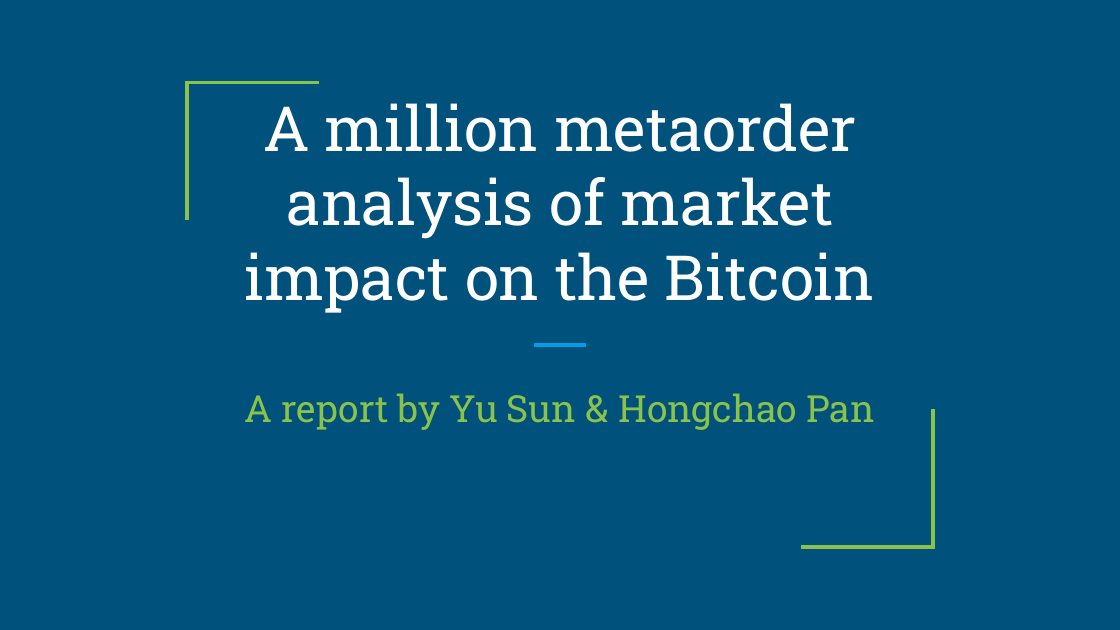
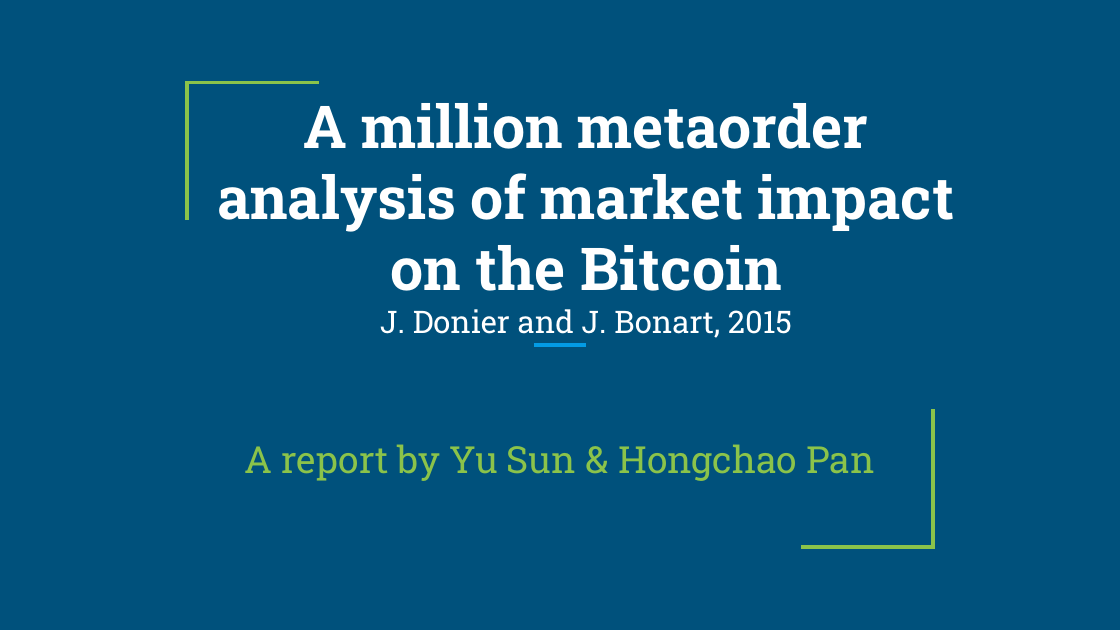
Before and after one commit to noisyoscillator/MTH9879_Market_Microstructure, a slide deck: slide 1 of HW/Presentation/MTH9879-Presentation #4.pptx. Drawn at 1120x630 pixels with LibreOffice and Linux fonts; fonts in the diff are those of the drawing. Boxes give left, top, right and bottom in pixels: in the first picture for what was removed or moved away, otherwise in the second. Text is boxed around its words. In the diff, an @@ line names an element or a change of style, - is before the commit and + after.

```diff
--- a/HW/Presentation/MTH9879-Presentation #4.pptx
+++ b/HW/Presentation/MTH9879-Presentation #4.pptx
@@ title at box(217, 103, 954, 338): text changed; size 40 to 38 pt; bold on @@
-A million metaorder analysis of market impact on the Bitcoin
+A million metaorder analysis of market impact on the Bitcoin
+J. Donier and J. Bonart, 2015
@@ subtitle "A report by Yu Sun ...": place and size @@
-subtitle "A report by Yu Sun ..." at box(245, 393, 875, 430)
+subtitle "A report by Yu Sun ..." at box(245, 444, 875, 481)
```
Also in this commit, not shown: 5 other slides changed, 1 slide removed, 3 other files.
